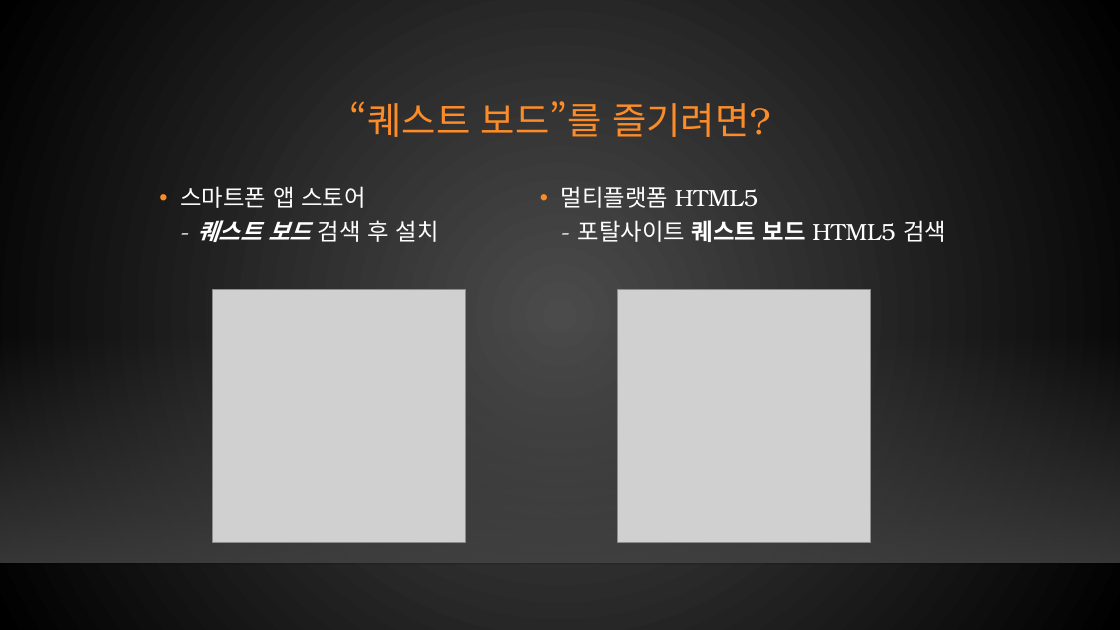
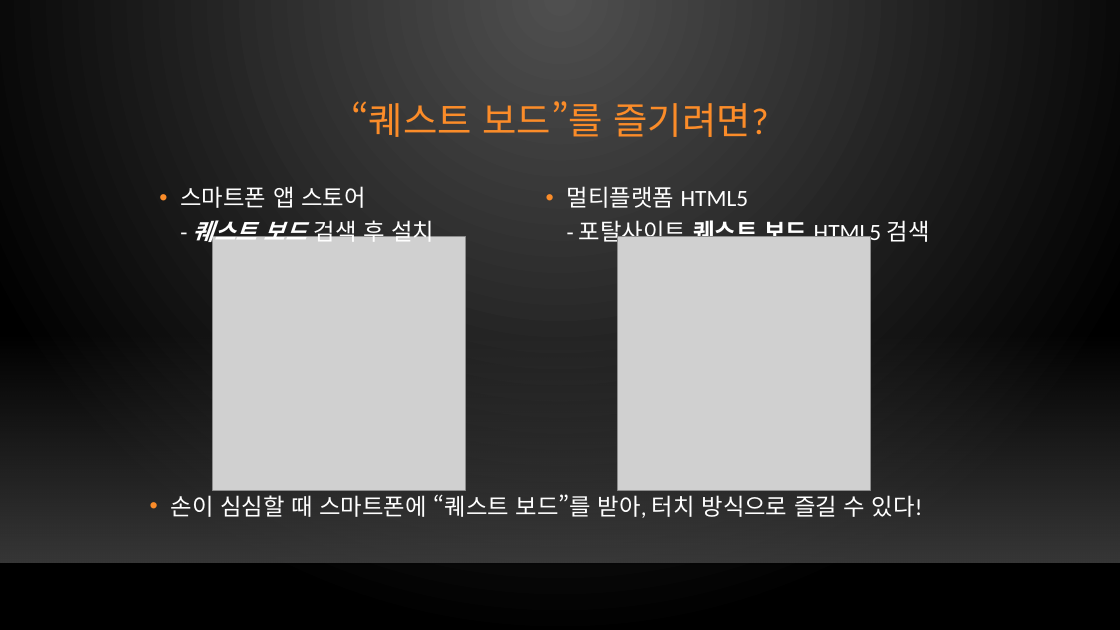
Before and after one commit to xqiwipx/first_project, a slide deck: slide 16 of Kims_project.pptx. Drawn at 1120x630 pixels with LibreOffice and Linux fonts; fonts in the diff are those of the drawing; grey boxes stand for pictures; background and template pictures are left out. Boxes give left, top, right and bottom in pixels: in the first picture for what was removed or moved away, otherwise in the second. Text is boxed around its words. In the diff, an @@ line names an element or a change of style, - is before the commit and + after.

```diff
--- a/Kims_project.pptx
+++ b/Kims_project.pptx
@@ background gradient #4B4B4B to #000000 to gradient #505050 to #000000 @@
@@ font TeX Gyre Bonum to Calibri in 3 elements at [351,101,769,137], [180,186,434,246], [567,186,930,246] @@
@@ picture: place and size @@
-picture at [213,289,465,542]
+picture at [213,237,465,490]
@@ picture: place and size @@
-picture at [618,289,870,542]
+picture at [618,237,870,490]
@@ text added at [171,494,923,518], 20 pt, text #FFFFFF @@
+• 손이 심심할 때 스마트폰에 “퀘스트 보드”를 받아, 터치 방식으로 즐길 수 있다!
```
Also in this commit, not shown: 25 other slides changed, 4 slides added, 3 slides removed.
